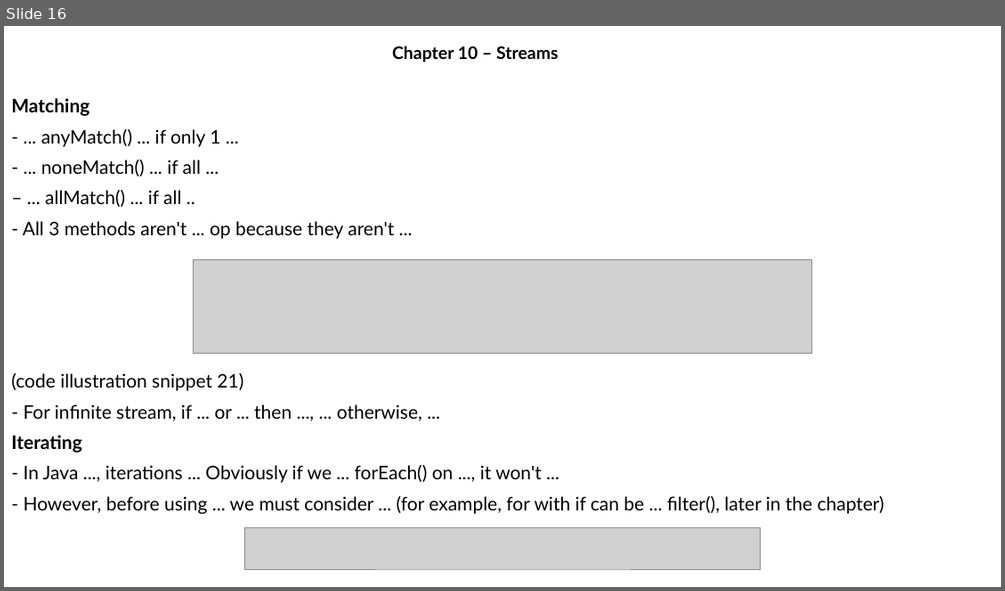
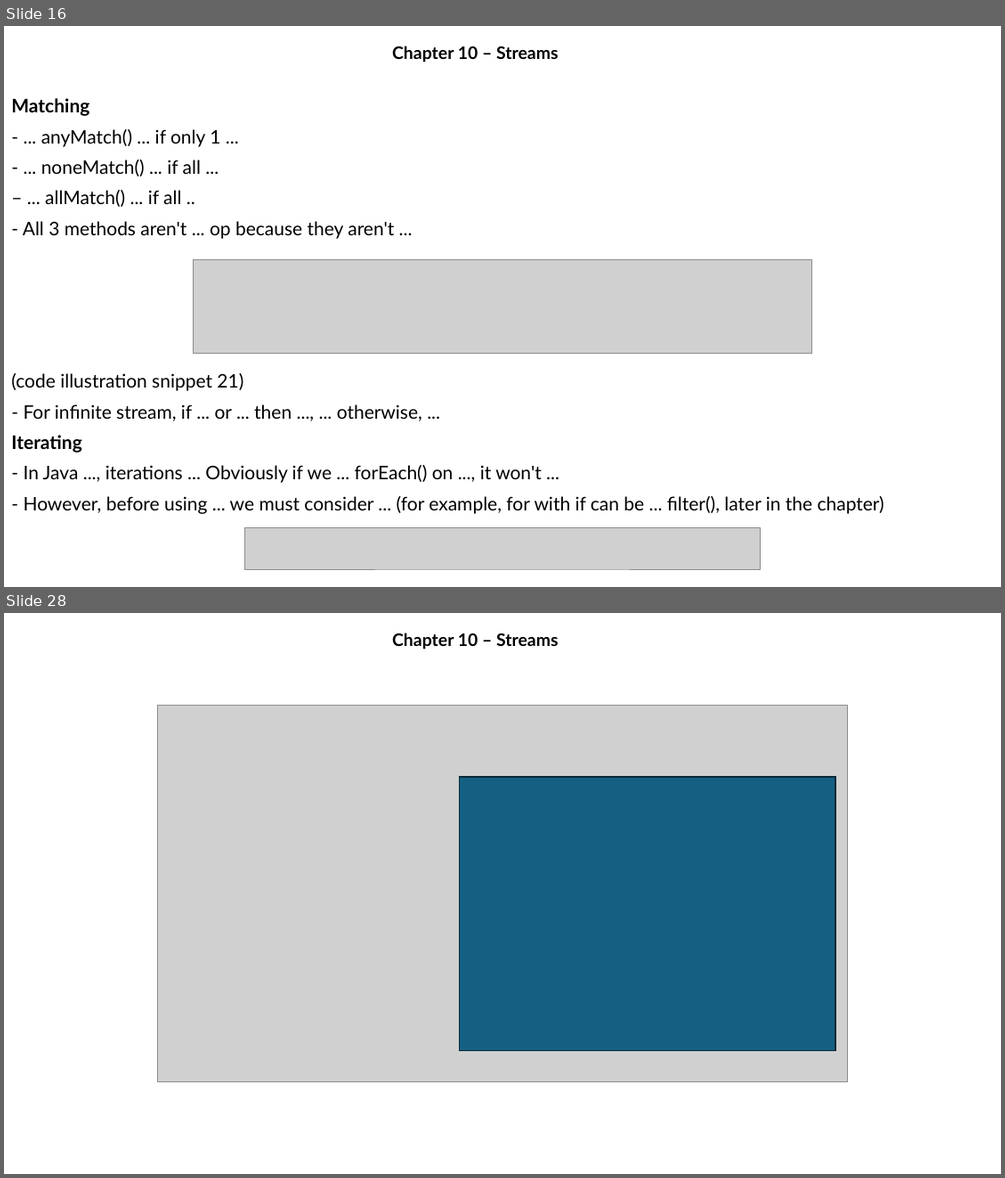
Before and after one commit to MaiDinhVinh/CS-Java, a slide deck: OCP17/Chapter 10 - Streams.pptx. Shown one above the other, each under a label of ours: slide 16 before the commit, slides 16 and 28 after it; the slides between them are not shown. The pictures are 1005x591 and 1005x1178 pixels, drawn with LibreOffice and Linux fonts; fonts in the diff are those of the drawing; grey boxes stand for pictures. Boxes give left, top, right and bottom in pixels: in the first picture for what was removed or moved away, otherwise in the second. Text is boxed around its words. In the diff, an @@ line names an element or a change of style, - is before the commit and + after.

```diff
--- a/OCP17/Chapter 10 - Streams.pptx
+++ b/OCP17/Chapter 10 - Streams.pptx
@@ slide 28 added at (x1=4, y1=613, x2=1001, y2=1174), background #FFFFFF @@
@@ subtitle added at (x1=392, y1=633, x2=558, y2=649), 16.6 pt, text #000000, bold @@
+Chapter 10 – Streams
@@ picture added at (x1=157, y1=705, x2=848, y2=1081) @@
@@ rectangle added at (x1=460, y1=777, x2=835, y2=1051), fill #156082, outline #092A39 1.5 pt @@
```
Also in this commit, not shown: 1 slide changed, 18 other slides added.
